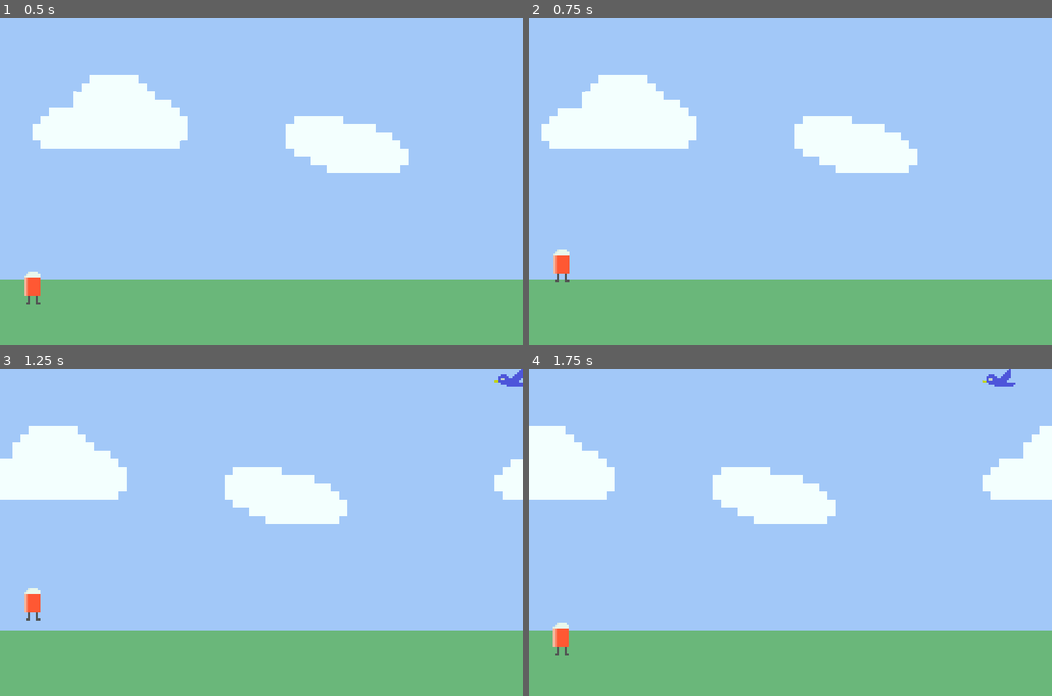
Above: before the commit, frames 1-4 (two rows, left to right).
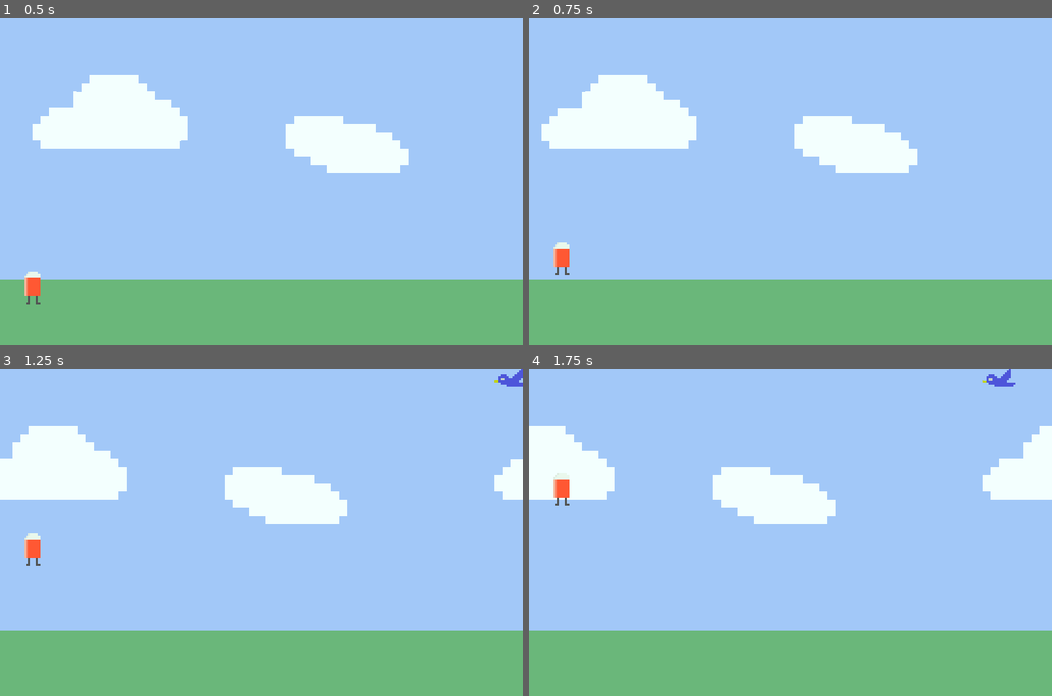
Above: after the commit, the same moments.

Repository: Joe-noh/runner
Game: Godot game, scene res://src/screens/main.tscn
Two runs of this game, one before a commit and one after it. Both use one fixed random seed, a clock stepped at 60 frames per second and the inputs below.
Inputs:
- Up to frame 1 (0.5 s): no input
- Up to frame 2 (0.75 s): tap Enter (ui_accept) at 0.5, 0.6 s; hold Up (ui_up) from 0.53 s (still down)
- Up to frame 3 (1.25 s): keep holding Up (ui_up); tap Enter (ui_accept) at 0.77, 1.07 s
- Up to frame 4 (1.75 s): release Up (ui_up) at 1.28 s; tap Enter (ui_accept) at 1.35, 1.52 s

Frame 1 is identical in both runs. In frame 2, 0.2% of the frame differs, in the area x 4-8%, y 68-81%; in frame 3, 0.5%, in the area x 4-8%, y 50-77%; in frame 4, 0.5%.

Commit message:
jump with space or click

Diff:
--- a/project.godot
+++ b/project.godot
@@ -45,6 +45,18 @@
 "svg/scale": 1.0
 }
 
+[input]
+
+ui_accept={
+"deadzone": 0.5,
+"events": [ Object(InputEventKey,"resource_local_to_scene":false,"resource_name":"","device":0,"alt":false,"shift":false,"control":false,"meta":false,"command":false,"pressed":false,"scancode":16777221,"unicode":0,"echo":false,"script":null)
+, Object(InputEventKey,"resource_local_to_scene":false,"resource_name":"","device":0,"alt":false,"shift":false,"control":false,"meta":false,"command":false,"pressed":false,"scancode":16777222,"unicode":0,"echo":false,"script":null)
+, Object(InputEventKey,"resource_local_to_scene":false,"resource_name":"","device":0,"alt":false,"shift":false,"control":false,"meta":false,"command":false,"pressed":false,"scancode":32,"unicode":0,"echo":false,"script":null)
+, Object(InputEventJoypadButton,"resource_local_to_scene":false,"resource_name":"","device":0,"button_index":0,"pressure":0.0,"pressed":false,"script":null)
+, Object(InputEventMouseButton,"resource_local_to_scene":false,"resource_name":"","device":0,"alt":false,"shift":false,"control":false,"meta":false,"command":false,"button_mask":0,"position":Vector2( 0, 0 ),"global_position":Vector2( 0, 0 ),"factor":1.0,"button_index":1,"pressed":false,"doubleclick":false,"script":null)
+ ]
+}
+
 [layer_names]
 
 2d_render/layer_1="Runner"
--- a/src/objects/runner/runner.gd
+++ b/src/objects/runner/runner.gd
@@ -1,7 +1,7 @@
 extends RigidBody2D
 
 func _process(delta):
-	if Input.is_action_just_pressed('ui_up'):
+	if Input.is_action_just_pressed('ui_accept'):
 		jump()
 
 func jump():
